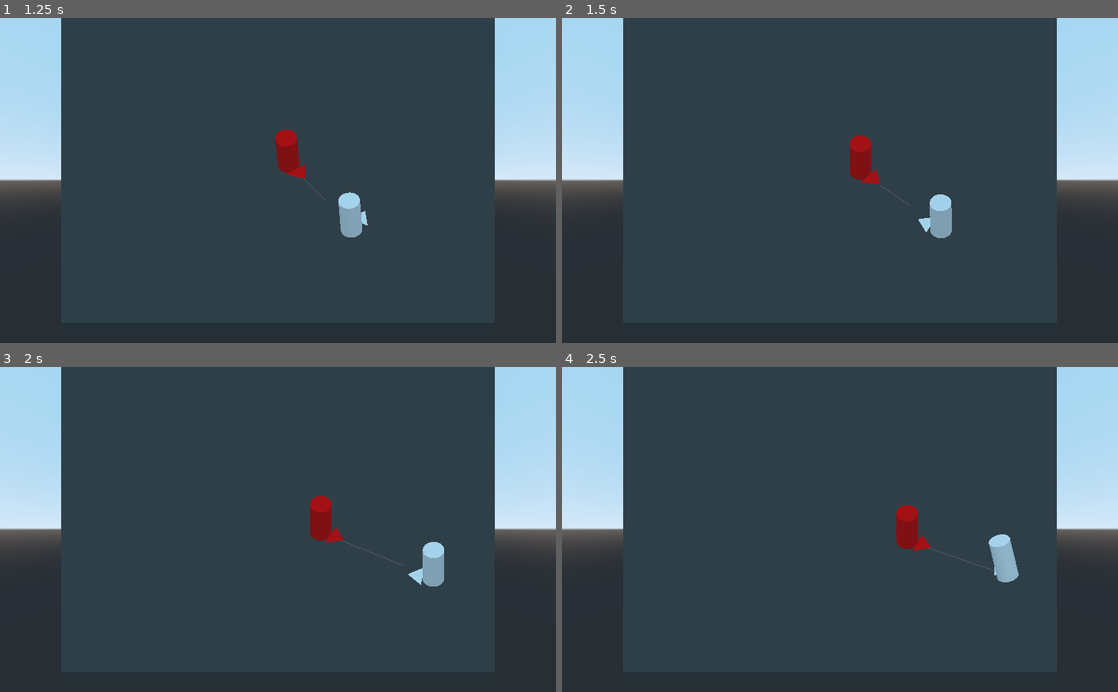
Above: before the commit, frames 1-4 (two rows, left to right).
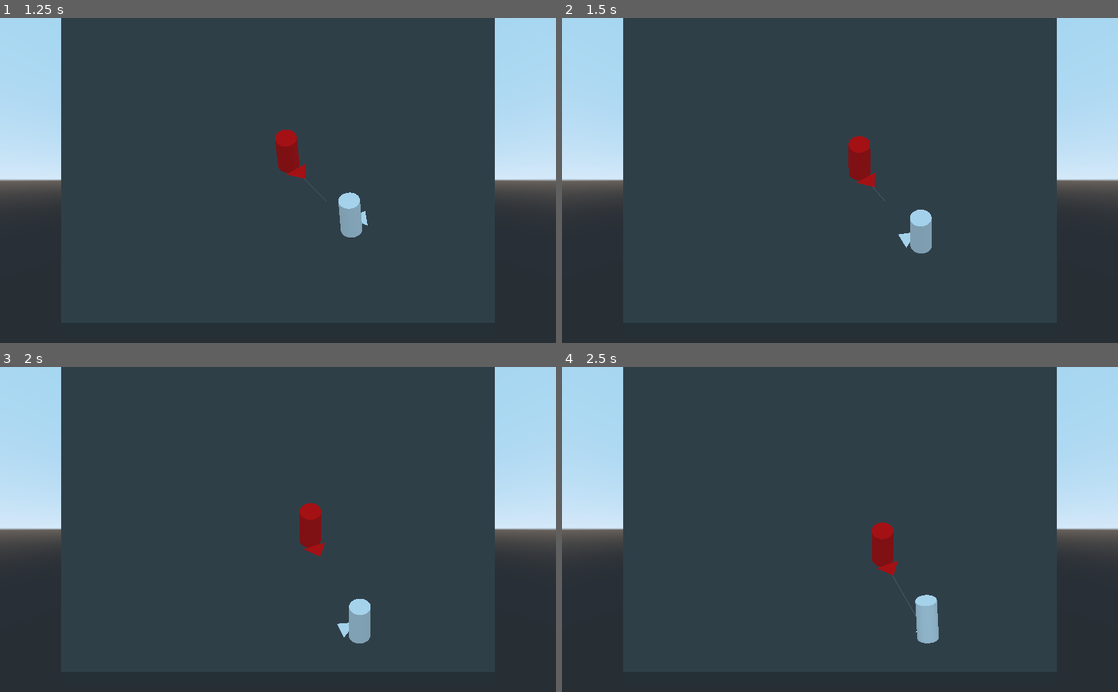
Above: after the commit, the same moments.

Repository: ciromdrs/BaseShooter
Game: Godot game, scene res://tests/Test0.tscn
Two runs of this game, one before a commit and one after it. Both use one fixed random seed, a clock stepped at 60 frames per second and the inputs below.
Inputs (mouse positions are in pixels of both pictures, inside the frame that each line leads up to):
- Up to frame 1 (1.25 s): tap Enter (reset) at 0.5 s; move the mouse to (400, 164) at 0.52 s; hold D (move_right) from 0.53 s (still down); hold Mouse wheel up (cam_zoom_in) from 0.53 s (still down)
- Up to frame 2 (1.5 s): move the mouse to (728, 196) at 1.27 s; release D (move_right) at 1.28 s; release Mouse wheel up (cam_zoom_in) at 1.28 s; hold Down (move_down) from 1.28 s (still down); tap Mouse wheel down (cam_zoom_out) at 1.35 s
- Up to frame 3 (2 s): keep holding Down (move_down)
- Up to frame 4 (2.5 s): move the mouse to (895, 458) at 2.02 s; release Down (move_down) at 2.03 s; hold D (move_right) from 2.03 s (still down); click (895, 458) at 2.1 s

Frame 1 is identical in both runs. In frame 2, 1.1% of the frame differs, in the area x 51-71%, y 36-73%; in frame 3, 1.9%; in frame 4, 2.3%, in the area x 55-83%, y 42-86%.

Commit message:
Fix KeyboardController movement

Diff:
--- a/controllers/KeyboardController.gd
+++ b/controllers/KeyboardController.gd
@@ -40,7 +40,6 @@
 	if not intersection.empty():
 		target.global_transform.origin = intersection.position
 
-
 	if Input.is_action_just_pressed("click"):
 		state_machine.transition_to(attack_state)
 	input_vector.x = Input.get_action_strength("move_right") - Input.get_action_strength("move_left")
@@ -48,9 +47,9 @@
 	input_vector = input_vector.normalized()
 
 	if input_vector.length() > 0:
+		move_state.movement = input_vector
+		move_state.target = target
 		if state_machine.state != move_state:
-			move_state.movement = input_vector
-			move_state.target = target
 			state_machine.transition_to(move_state)
 	elif _just_released_any_move_action():
 		idle_state.target = target
